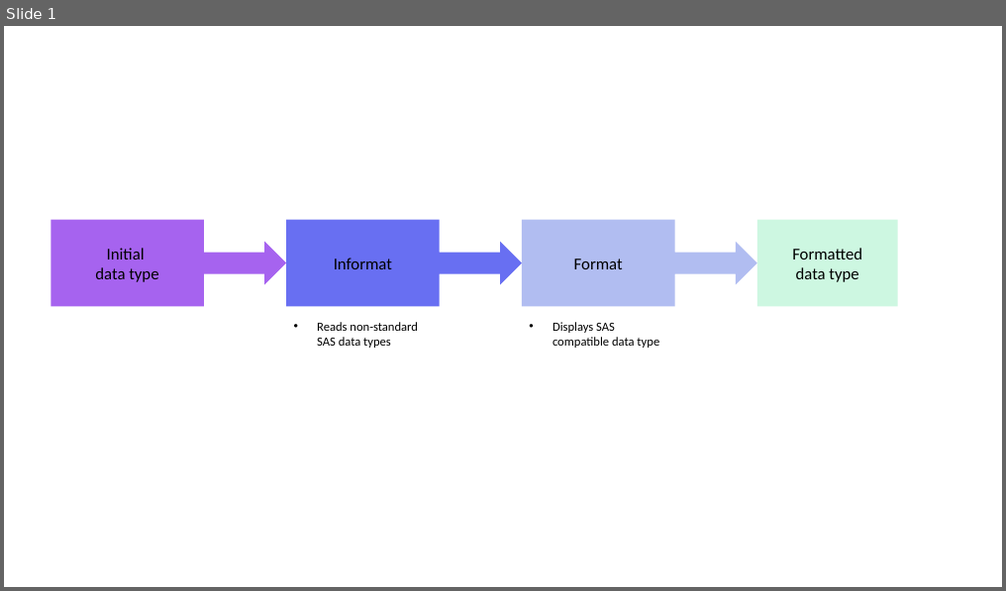
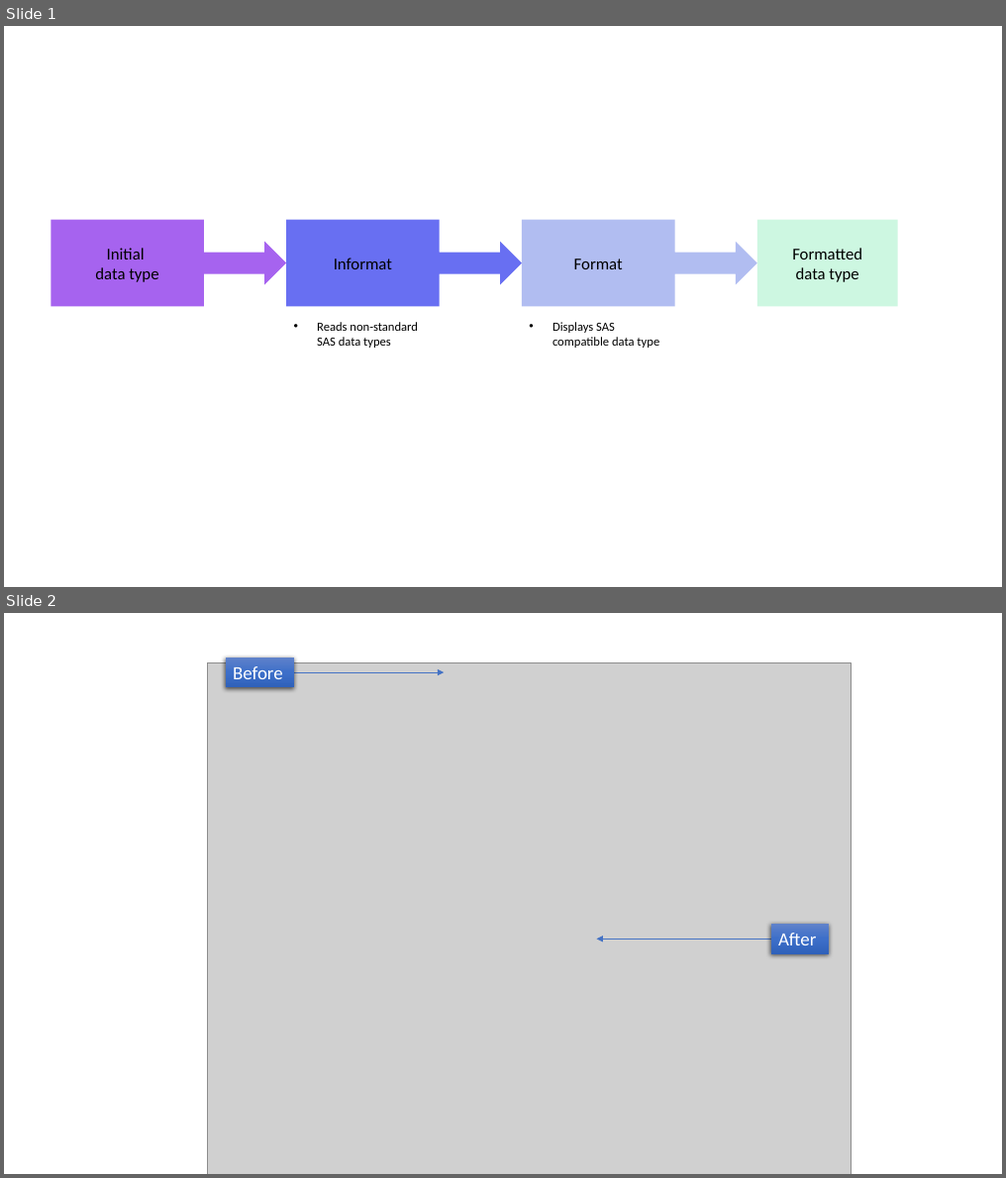
Before and after one commit to sastutorials/sastutorials.github.io, a slide deck: screenshots/imgs.pptx. Shown one above the other, each under a label of ours: slide 1 before the commit, slides 1 and 2 after it. The pictures are 1006x591 and 1006x1178 pixels, drawn with LibreOffice and Linux fonts; fonts in the diff are those of the drawing; grey boxes stand for pictures. Boxes give left, top, right and bottom in pixels: in the first picture for what was removed or moved away, otherwise in the second. Text is boxed around its words. In the diff, an @@ line names an element or a change of style, - is before the commit and + after.

```diff
--- a/screenshots/imgs.pptx
+++ b/screenshots/imgs.pptx
@@ slide 2 added at <box>4,613,1002,1174</box>, background #FFFFFF @@
@@ picture added at <box>207,663,850,1174</box> @@
@@ rectangle added at <box>226,658,294,687</box>, fill gradient #6183CB to #3E70CA to #3062BB, 18 pt, text #FFFFFF @@
+Before
@@ arrow added from (291, 672) to (445, 672), #4472C4 1 pt @@
@@ rectangle added at <box>771,924,829,954</box>, fill gradient #6183CB to #3E70CA to #3062BB, 18 pt, text #FFFFFF @@
+After
@@ arrow added from (771, 940) to (597, 940), #4472C4 1 pt @@
```
Also in this commit, not shown: 3 other files.
